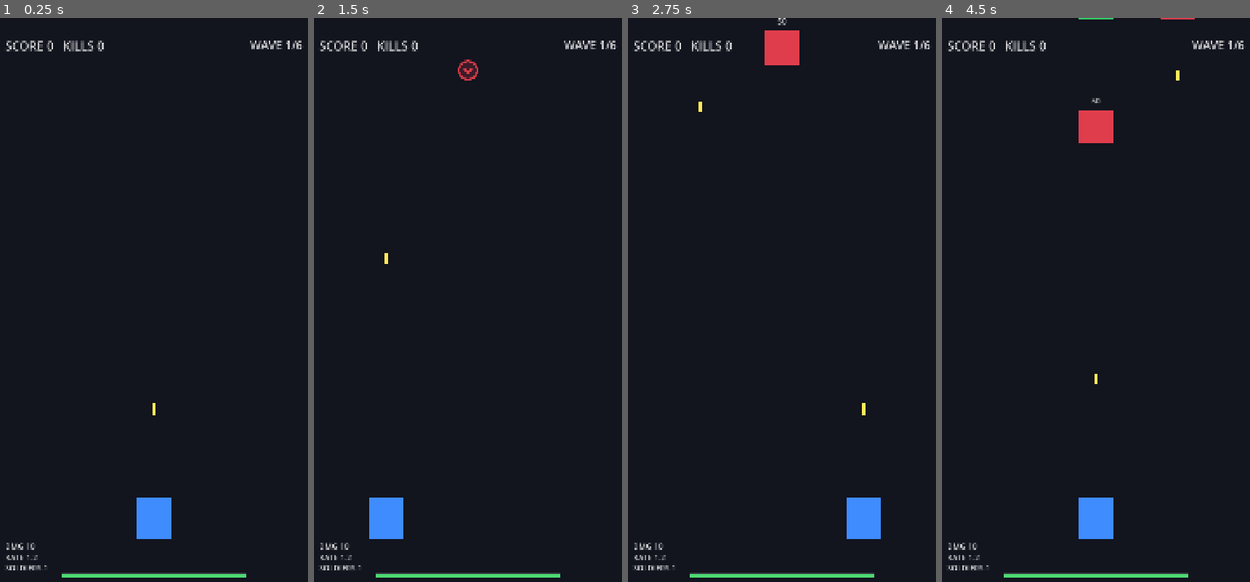
Above: before the commit, frames 1-4 (left to right).
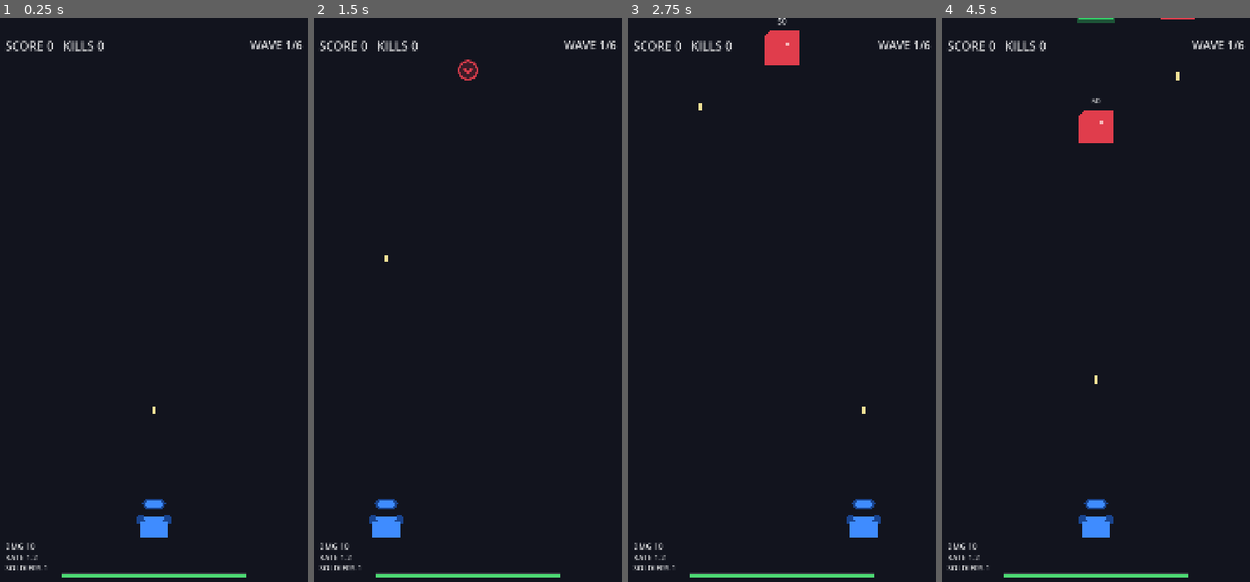
Above: after the commit, the same moments.

Repository: ScriptByFei/kernwerk-godot
Game: Godot game, scene res://scenes/game/game.tscn
Two runs of this game, one before a commit and one after it. Both use one fixed random seed, a clock stepped at 60 frames per second and the inputs below.
Inputs (mouse positions are in pixels of both pictures, inside the frame that each line leads up to):
- Up to frame 1 (0.25 s): no input
- Up to frame 2 (1.5 s): tap Enter at 0.5 s; move the mouse to (538, 277) at 0.52 s; hold D (lane_right) 0.53-1.25 s; hold 1 (lane_1) 0.53-1.25 s; click (538, 277) at 0.67 s; tap Space at 1.25 s; drag from (403, 339) to (452, 424) at 1.27 s
- Up to frame 3 (2.75 s): move the mouse to (815, 181) at 2.02 s; hold D (lane_right) from 2.03 s (still down); hold 3 (lane_3) from 2.03 s (still down)
- Up to frame 4 (4.5 s): release D (lane_right) at 2.75 s; release 3 (lane_3) at 2.75 s; drag from (1080, 424) to (997, 221) at 2.77 s; move the mouse to (1194, 395) at 3.52 s; hold A (lane_left) 3.53-4.25 s; hold 2 (lane_2) 3.53-4.25 s; drag from (997, 221) to (1046, 164) at 4.27 s

The runs differ from the first frame. In frame 1, 0.5% of the frame differs, in the area x 44-56%, y 68-93%; in frame 2, 0.5%; in frame 3, 0.5%; in frame 4, 0.6%, in the area x 43-78%, y 0-93%.

Commit message:
feat: phase 8.5 — vector sprite refinement (role details, soldier torso, arrow bullets, upgrade glow)
- Grunt: clipped corner + eye dot; Runner: speed wings; Tank: corner rivets; Boss: violet core
- Player soldier: outline+chest two-tone blue (hitbox unchanged)
- Bullet: arrow tip shape for direction readability
- Upgrade carrier: soft green glow ring
- Pure Polygon2D detail work, no textures, no gameplay/hitbox changes

Diff:
--- a/scripts/enemies/enemy.gd
+++ b/scripts/enemies/enemy.gd
@@ -14,6 +14,10 @@
 var _flash_rect: Polygon2D
 var _hp_label: Label
 var _wobble_tween: Tween
+
+const DETAIL_LIGHT := Color(1.0, 0.92, 0.9, 0.72)
+const TANK_ARMOR_COLOR := Color(0.92, 0.42, 0.30, 0.9)
+const BOSS_CORE_COLOR := Color(0.82, 0.56, 0.92, 0.78)
 
 func _ready() -> void:
 	super._ready()
@@ -37,7 +41,7 @@
 	body.color = definition["color"]
 	match enemy_type:
 		EnemyArchetypeData.RUNNER:
-			# Raute = schnell und leicht.
+			# Raute mit seitlichen Flügeln = schnell und leicht.
 			body.polygon = PackedVector2Array([Vector2(0, -67), Vector2(48, 0), Vector2(0, 67), Vector2(-48, 0)])
 		EnemyArchetypeData.TANK:
 			# Breiter Block = langsam und widerstandsfähig.
@@ -45,14 +49,28 @@
 		EnemyArchetypeData.BOSS:
 			body.polygon = PackedVector2Array([Vector2(-55, -85), Vector2(55, -85), Vector2(85, -55), Vector2(85, 55), Vector2(55, 85), Vector2(-55, 85), Vector2(-85, 55), Vector2(-85, -55)])
 		_:
-			body.polygon = PackedVector2Array([Vector2(-55, -55), Vector2(55, -55), Vector2(55, 55), Vector2(-55, 55)])
+			# Die abgeschnittene Ecke macht den Standardgegner weniger generisch.
+			body.polygon = PackedVector2Array([Vector2(-38, -55), Vector2(55, -55), Vector2(55, 55), Vector2(-55, 55), Vector2(-55, -38)])
 	add_child(body)
-	if enemy_type == EnemyArchetypeData.TANK:
-		var armor := Polygon2D.new()
-		armor.color = Color(0.92, 0.42, 0.30, 0.9)
-		armor.polygon = PackedVector2Array([Vector2(-58, -9), Vector2(58, -9), Vector2(58, 9), Vector2(-58, 9)])
-		add_child(armor)
+	match enemy_type:
+		EnemyArchetypeData.GRUNT:
+			_add_detail(PackedVector2Array([Vector2(14, -18), Vector2(24, -18), Vector2(24, -8), Vector2(14, -8)]), DETAIL_LIGHT)
+		EnemyArchetypeData.RUNNER:
+			_add_detail(PackedVector2Array([Vector2(-43, -18), Vector2(-67, 0), Vector2(-43, 18)]), DETAIL_LIGHT)
+			_add_detail(PackedVector2Array([Vector2(43, -18), Vector2(67, 0), Vector2(43, 18)]), DETAIL_LIGHT)
+		EnemyArchetypeData.TANK:
+			_add_detail(PackedVector2Array([Vector2(-58, -9), Vector2(58, -9), Vector2(58, 9), Vector2(-58, 9)]), TANK_ARMOR_COLOR)
+			for corner in [Vector2(-61, -36), Vector2(61, -36), Vector2(-61, 36), Vector2(61, 36)]:
+				_add_detail(PackedVector2Array([corner + Vector2(-6, -6), corner + Vector2(6, -6), corner + Vector2(6, 6), corner + Vector2(-6, 6)]), DETAIL_LIGHT)
+		EnemyArchetypeData.BOSS:
+			_add_detail(PackedVector2Array([Vector2(-19, -30), Vector2(19, -30), Vector2(30, -19), Vector2(30, 19), Vector2(19, 30), Vector2(-19, 30), Vector2(-30, 19), Vector2(-30, -19)]), BOSS_CORE_COLOR)
 	build_label()
+
+func _add_detail(points: PackedVector2Array, detail_color: Color) -> void:
+	var detail := Polygon2D.new()
+	detail.polygon = points
+	detail.color = detail_color
+	add_child(detail)
 
 func build_label() -> void:
 	# HP-Label über dem Kopf — nil-safe (Headless-Tests ohne Rendering)
--- a/scripts/objects/upgrade_object.gd
+++ b/scripts/objects/upgrade_object.gd
@@ -10,6 +10,8 @@
 # sich so deutlich einsammelbarer an, ohne dass der Spieler pixelgenau zielen muss.
 const HITBOX_HALF_W := 100.0
 const HITBOX_HALF_H := 90.0
+const UPGRADE_GREEN := Color(0.2, 0.8, 0.4)
+const GLOW_GREEN := Color(0.2, 0.8, 0.4, 0.35)
 
 func configure_upgrade(p_lane: int, p_type: String, speed: float) -> void:
 	setup_lane(p_lane)
@@ -19,8 +21,13 @@
 	_build_visual()
 
 func _build_visual() -> void:
+	# Das halbtransparente Außenquadrat bleibt als feiner Glow um den unveränderten Träger sichtbar.
+	var glow := Polygon2D.new()
+	glow.color = GLOW_GREEN
+	glow.polygon = PackedVector2Array([Vector2(-62, -62), Vector2(62, -62), Vector2(62, 62), Vector2(-62, 62)])
+	add_child(glow)
 	var body := Polygon2D.new()
-	body.color = Color(0.2, 0.8, 0.4)
+	body.color = UPGRADE_GREEN
 	body.polygon = PackedVector2Array([Vector2(-55, -55), Vector2(55, -55), Vector2(55, 55), Vector2(-55, 55)])
 	add_child(body)
 	var label := Label.new()
--- a/scripts/player/player.gd
+++ b/scripts/player/player.gd
@@ -8,16 +8,38 @@
 var _switch_tween: Tween
 var _last_viewport_size := Vector2.ZERO
 
+const SOLDIER_BLUE := Color(0.25, 0.55, 1.0)
+const SOLDIER_OUTLINE_BLUE := Color(0.10, 0.27, 0.56)
+
 @onready var touch: TouchInput = $TouchInput
 @onready var weapon: WeaponController = $WeaponController
 
 func _ready() -> void:
+	_build_visual()
 	_apply_layout()
 	_last_viewport_size = get_viewport_rect().size
 	touch.swiped.connect(move_lane)
 	touch.tapped_lane.connect(move_to_lane)
 	weapon.setup(self)
 	set_process(true)
+
+func _build_visual() -> void:
+	# Der bestehende Soldier-Node bleibt der kompakte Torso; die Außenmaße bleiben unverändert.
+	var torso := get_node_or_null("Soldier") as Polygon2D
+	if torso == null:
+		return
+	torso.color = SOLDIER_BLUE
+	torso.polygon = PackedVector2Array([Vector2(-42, -8), Vector2(42, -8), Vector2(48, 62), Vector2(-48, 62)])
+	_add_visual_part(PackedVector2Array([Vector2(-60, -6), Vector2(-38, -18), Vector2(-31, 8), Vector2(-55, 17)]), SOLDIER_OUTLINE_BLUE)
+	_add_visual_part(PackedVector2Array([Vector2(60, -6), Vector2(38, -18), Vector2(31, 8), Vector2(55, 17)]), SOLDIER_OUTLINE_BLUE)
+	_add_visual_part(PackedVector2Array([Vector2(-28, -66), Vector2(28, -66), Vector2(38, -51), Vector2(28, -30), Vector2(-28, -30), Vector2(-38, -51)]), SOLDIER_OUTLINE_BLUE)
+	_add_visual_part(PackedVector2Array([Vector2(-22, -61), Vector2(22, -61), Vector2(30, -50), Vector2(22, -36), Vector2(-22, -36), Vector2(-30, -50)]), SOLDIER_BLUE)
+
+func _add_visual_part(points: PackedVector2Array, part_color: Color) -> void:
+	var part := Polygon2D.new()
+	part.polygon = points
+	part.color = part_color
+	add_child(part)
 
 func _process(_delta: float) -> void:
 	# Viewport kann sich im Web-Export dynamisch ändern (iOS-URL-Bar, Rotation).
--- a/scripts/projectiles/bullet.gd
+++ b/scripts/projectiles/bullet.gd
@@ -7,12 +7,14 @@
 var speed := GameConfig.BULLET_SPEED
 var _mark_for_free := false
 
+const BULLET_COLOR := Color(1.0, 0.94, 0.62, 0.94)
+
 func _ready() -> void:
-	# Kleines Rechteck als MVP-Platzhalter
-	var rect := Polygon2D.new()
-	rect.polygon = PackedVector2Array([Vector2(-8, -18), Vector2(8, -18), Vector2(8, 18), Vector2(-8, 18)])
-	rect.color = Color(1.0, 0.92, 0.35)
-	add_child(rect)
+	# Spitze nach oben: die Flugrichtung bleibt auch in Bewegung lesbar.
+	var tip := Polygon2D.new()
+	tip.polygon = PackedVector2Array([Vector2(0, -18), Vector2(9, 4), Vector2(0, 18), Vector2(-9, 4)])
+	tip.color = BULLET_COLOR
+	add_child(tip)
 
 func _physics_process(delta: float) -> void:
 	position.y -= speed * delta
